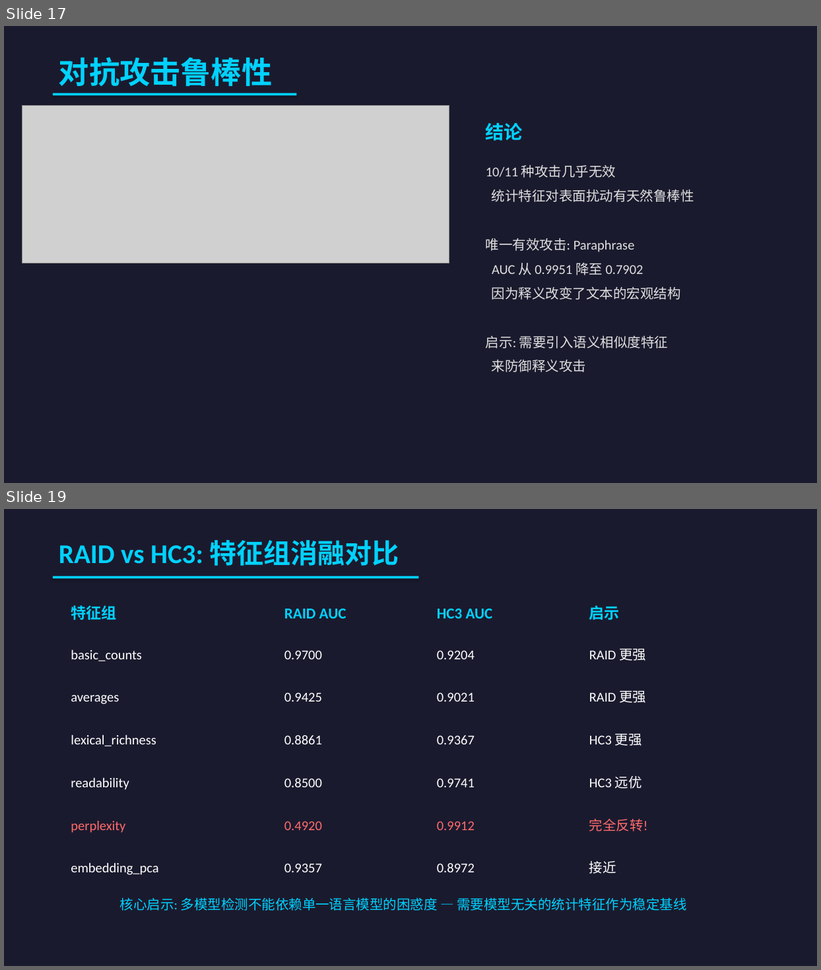
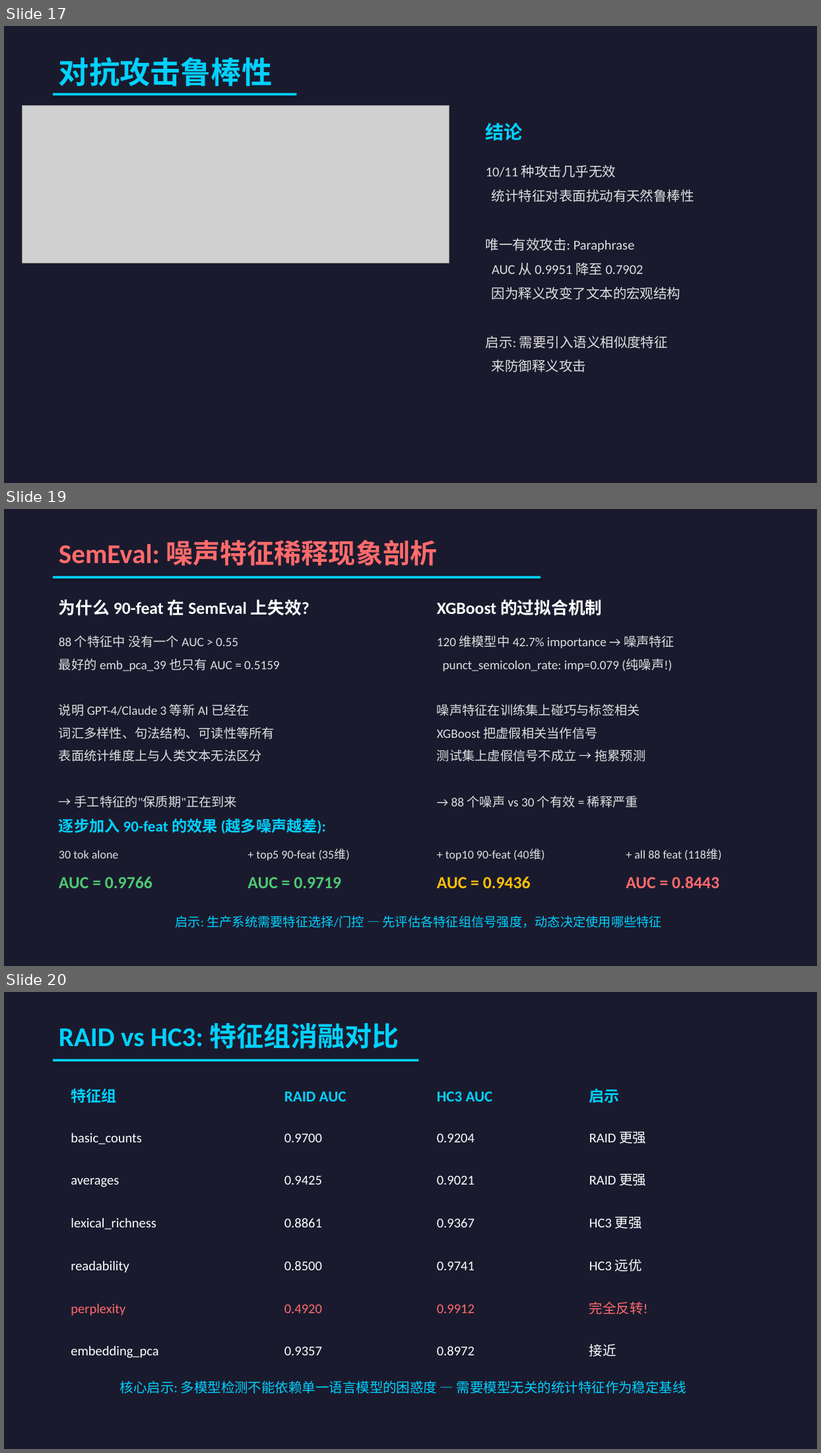
Before and after one commit to HaibinLai/HC3, a slide deck: reports/AIGC_Detection_Presentation.pptx. Shown one above the other, each under a label of ours: slides 17 and 19 before the commit, slides 17, 19 and 20 after it; the slides between them are not shown. The pictures are 821x970 and 821x1453 pixels, drawn with LibreOffice and Linux fonts; fonts in the diff are those of the drawing; grey boxes stand for pictures. Boxes give left, top, right and bottom in pixels: in the first picture for what was removed or moved away, otherwise in the second. Text is boxed around its words. In the diff, an @@ line names an element or a change of style, - is before the commit and + after.

```diff
--- a/reports/AIGC_Detection_Presentation.pptx
+++ b/reports/AIGC_Detection_Presentation.pptx
@@ slide 19 added at (x1=4, y1=509, x2=817, y2=966), background #1A1A2E @@
@@ text added at (x1=59, y1=540, x2=437, y2=566), 32 pt, text #FF6B6B, bold @@
+SemEval: 噪声特征稀释现象剖析
@@ rectangle added at (x1=53, y1=576, x2=541, y2=578), fill #00D2FF @@
@@ text added at (x1=59, y1=599, x2=310, y2=616), 20 pt, text #FFFFFF, bold @@
+为什么 90-feat 在 SemEval 上失效?
@@ text added at (x1=437, y1=599, x2=602, y2=616), 20 pt, text #FFFFFF, bold @@
+XGBoost 的过拟合机制
@@ text added at (x1=59, y1=636, x2=280, y2=808), 15 pt, text #E0E0E0 @@
+88 个特征中 没有一个 AUC > 0.55
+最好的 emb_pca_39 也只有 AUC = 0.5159
+说明 GPT-4/Claude 3 等新 AI 已经在
+词汇多样性、句法结构、可读性等所有
+表面统计维度上与人类文本无法区分
+→ 手工特征的"保质期"正在到来
@@ text added at (x1=437, y1=636, x2=675, y2=808), 15 pt, text #E0E0E0 @@
+120 维模型中 42.7% importance → 噪声特征
+punct_semicolon_rate: imp=0.079 (纯噪声!)
+噪声特征在训练集上碰巧与标签相关
+XGBoost 把虚假相关当作信号
+测试集上虚假信号不成立 → 拖累预测
+→ 88 个噪声 vs 30 个有效 = 稀释严重
@@ text added at (x1=59, y1=819, x2=326, y2=834), 18 pt, text #00D2FF, bold @@
+逐步加入 90-feat 的效果 (越多噪声越差):
@@ text added at (x1=59, y1=850, x2=119, y2=859), 14 pt, text #E0E0E0 @@
+30 tok alone
@@ text added at (x1=256, y1=850, x2=350, y2=861), 14 pt, text #E0E0E0 @@
++ top5 90-feat (35维)
@@ text added at (x1=446, y1=850, x2=545, y2=861), 14 pt, text #E0E0E0 @@
++ top10 90-feat (40维)
@@ text added at (x1=634, y1=850, x2=721, y2=861), 14 pt, text #E0E0E0 @@
++ all 88 feat (118维)
@@ text added at (x1=59, y1=877, x2=152, y2=889), 20 pt, text #4ECB71, bold @@
+AUC = 0.9766
@@ text added at (x1=248, y1=877, x2=341, y2=889), 20 pt, text #4ECB71, bold @@
+AUC = 0.9719
@@ text added at (x1=437, y1=877, x2=531, y2=889), 20 pt, text #FFC107, bold @@
+AUC = 0.9436
@@ text added at (x1=626, y1=877, x2=719, y2=889), 20 pt, text #FF6B6B, bold @@
+AUC = 0.8443
@@ text added at (x1=175, y1=916, x2=662, y2=928), 15 pt, text #00D2FF @@
+启示: 生产系统需要特征选择/门控 — 先评估各特征组信号强度，动态决定使用哪些特征
@@ what was slide 19 is now slide 20 @@
```
Also in this commit, not shown: 1 other slide added, 1 slide removed, 2 other files.
